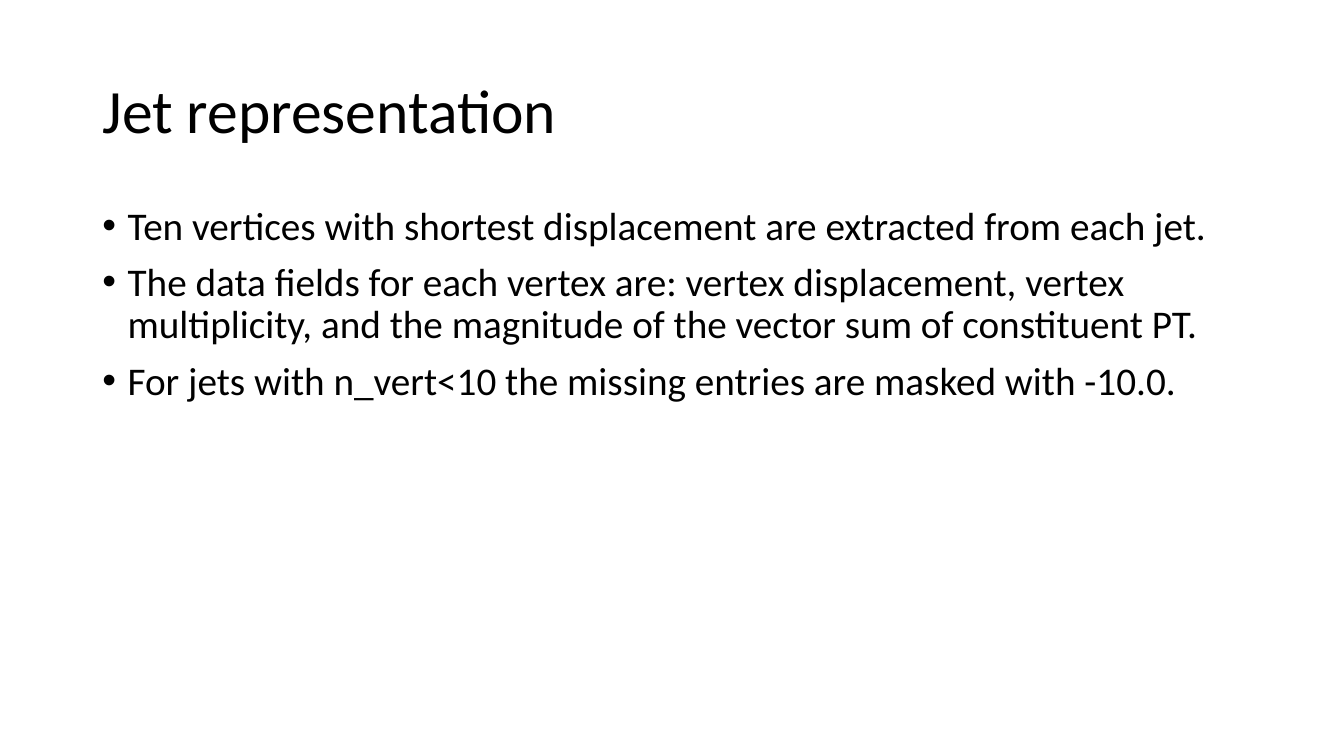
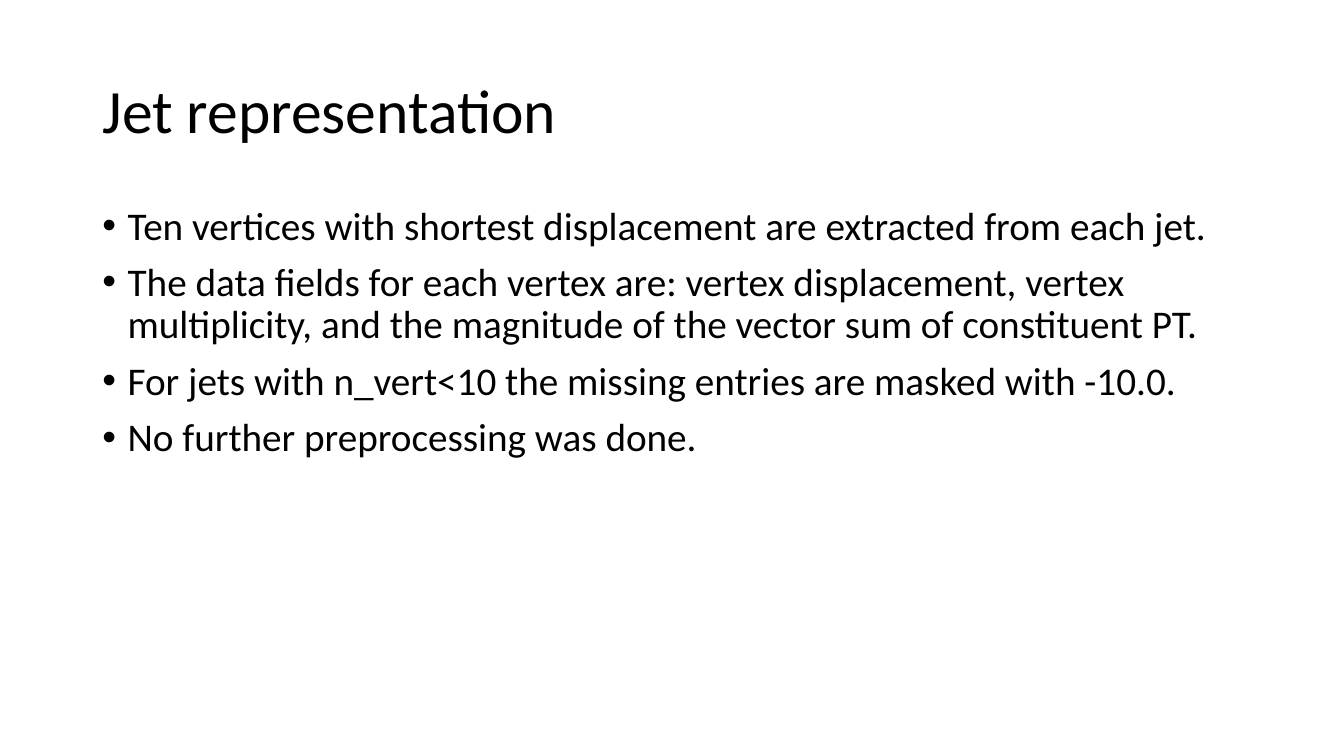
Before and after one commit to noamwunch/displaced_tracks, a slide deck: slide 2 of Analysis/RAVE/Vertex level LSTM/Vertex level LSTM.pptx (slide 1 before the commit). Drawn at 1344x756 pixels with LibreOffice and Linux fonts; fonts in the diff are those of the drawing. Boxes give left, top, right and bottom in pixels: in the first picture for what was removed or moved away, otherwise in the second. Text is boxed around its words. In the diff, an @@ line names an element or a change of style, - is before the commit and + after.

```diff
--- a/Analysis/RAVE/Vertex level LSTM/Vertex level LSTM.pptx
+++ b/Analysis/RAVE/Vertex level LSTM/Vertex level LSTM.pptx
@@ text at [128,423,697,458]: paragraph added @@
+• No further preprocessing was done.
```
Also in this commit, not shown: 2 slides added, 1 slide removed, 1 other file.
